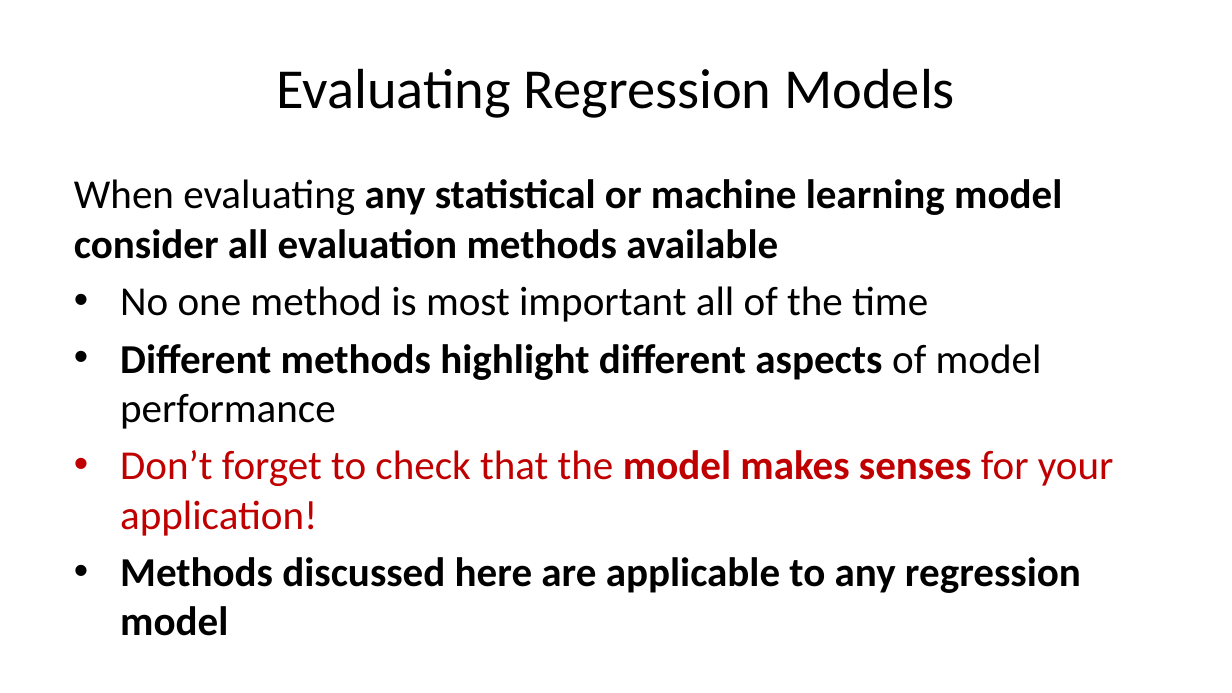
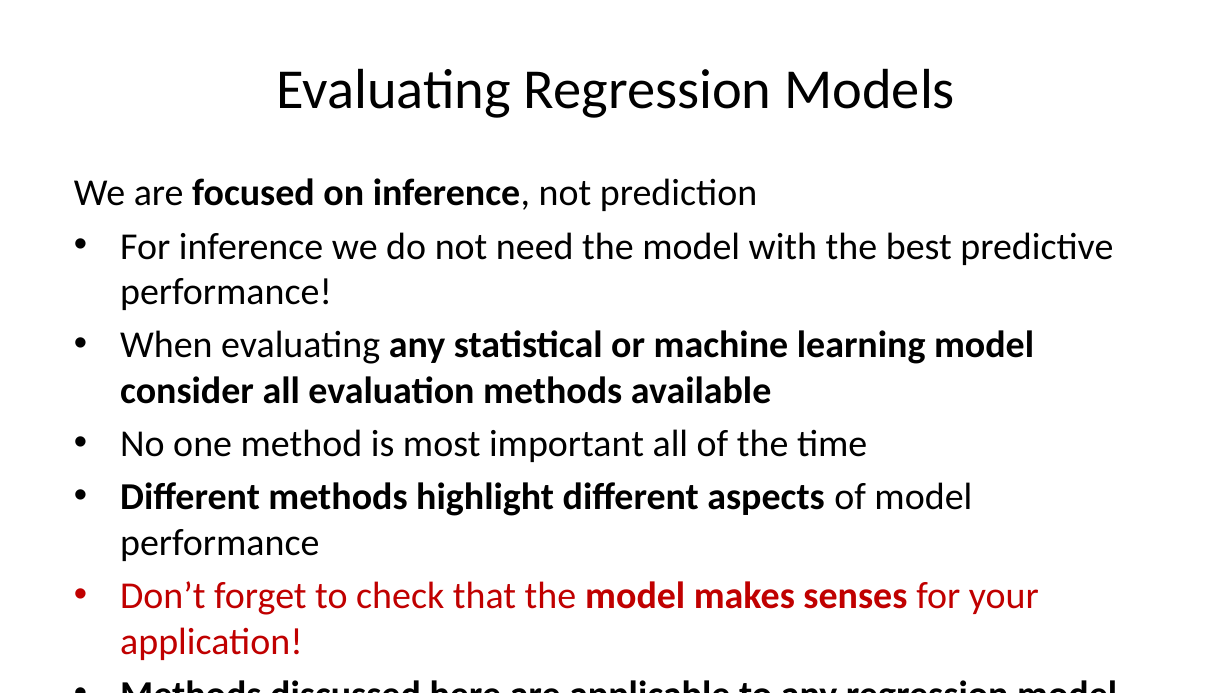
Before and after one commit to StephenElston/CSCI-E-83, a slide deck: slide 33 of LectureSlides/08_IntroductionToLinearModels.pptx (slide 35 before the commit). Drawn at 1232x693 pixels with LibreOffice and Linux fonts; fonts in the diff are those of the drawing. Boxes give left, top, right and bottom in pixels: in the first picture for what was removed or moved away, otherwise in the second. Text is boxed around its words. In the diff, an @@ line names an element or a change of style, - is before the commit and + after.

```diff
--- a/LectureSlides/08_IntroductionToLinearModels.pptx
+++ b/LectureSlides/08_IntroductionToLinearModels.pptx
@@ text at bbox=[74, 178, 1113, 310]: paragraphs added @@
+We are focused on inference, not prediction
+• For inference we do not need the model with the best predictive performance!
@@ text at bbox=[120, 330, 1039, 615]: size 24 to 22.2 pt in "When evaluating any statistical or machine learning ...", "No one method is most important all ...", "Different methods highlight different aspects of model ...", "Don’t forget to check that the model ..." and 1 more places; bullet none to • @@
```
Also in this commit, not shown: 4 other slides changed, 6 slides added, 1 slide removed.
